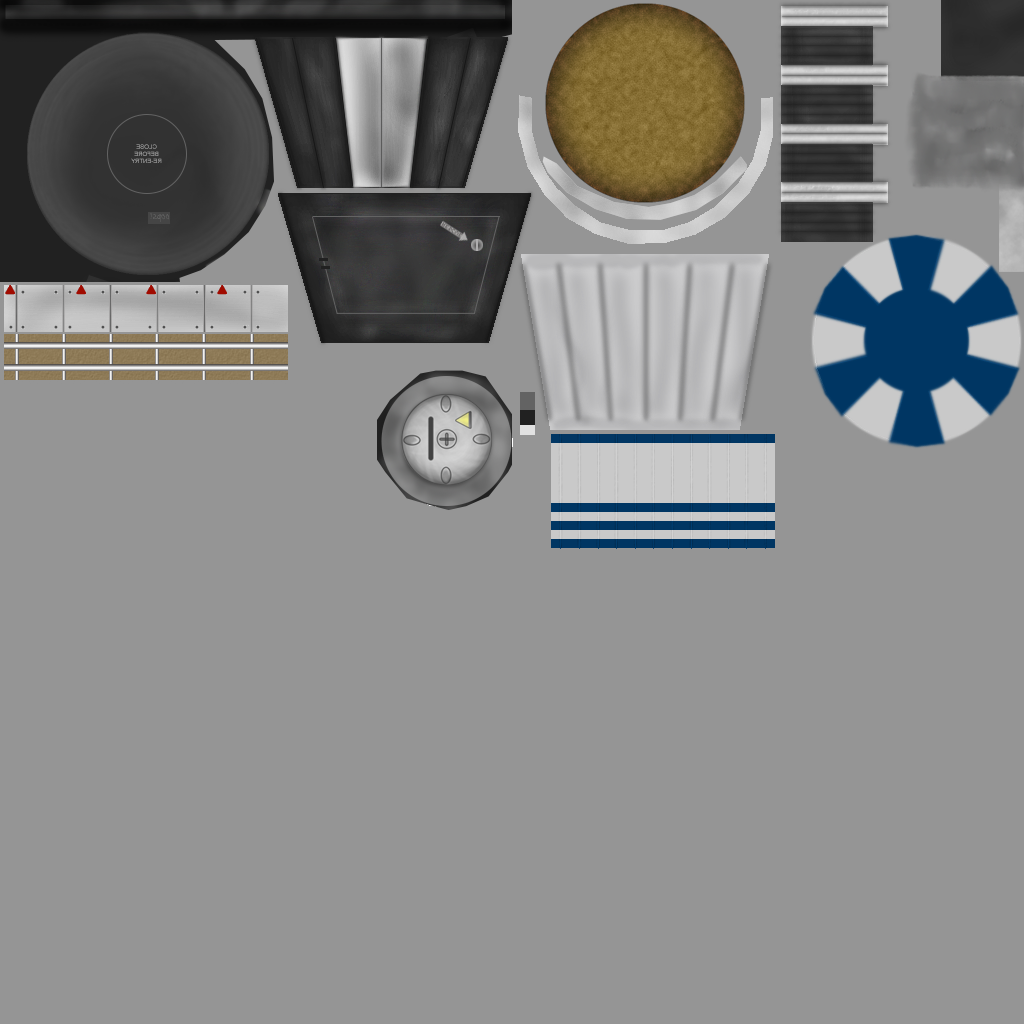
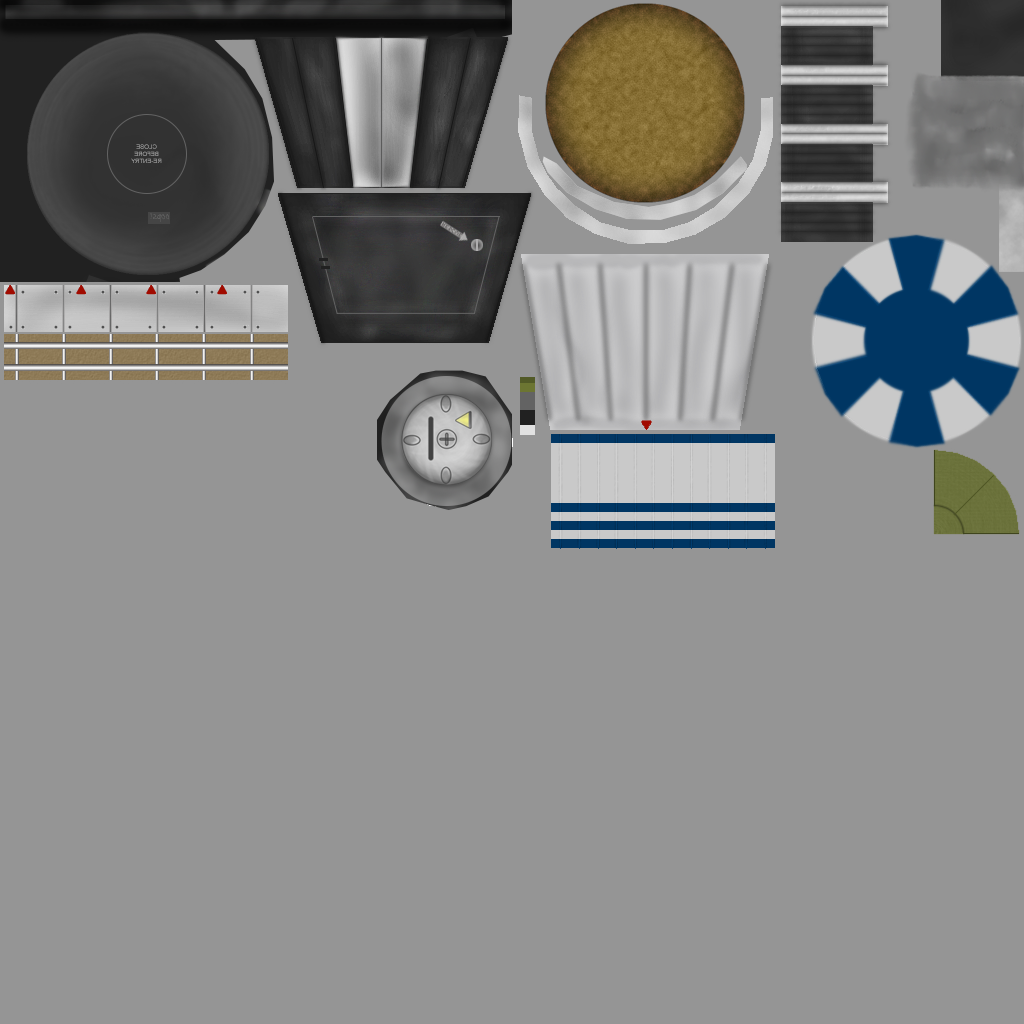
Two versions of the same layered image (1024 × 1024). Layer-by-layer changes:
added layer "Layer 30" above "Triangles" over [641, 420, 652, 430]
painted on "Palette" over [520, 377, 535, 392]
removed layer "Layer 14" over [641, 420, 1020, 536]
removed layer "Layer 9" over [520, 377, 652, 430]
added layer "Shape 1" above "Ellipse 2" over [953, 475, 994, 516]
added layer "Ellipse 2" above "Layer 28" over [933, 450, 1019, 535]
added layer "Layer 28" above "Layer 27" over [931, 450, 1019, 536]
added layer "Layer 27" above "Layer 26" over [931, 449, 1020, 536]
added layer "Layer 26" above "OSMUV" over [520, 377, 1020, 536]
